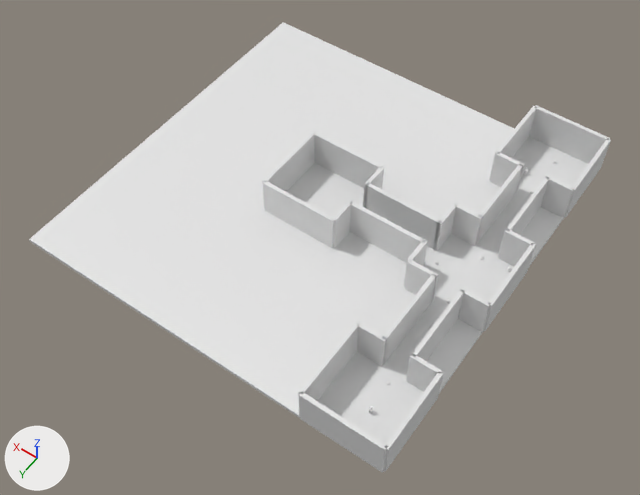
A saved change to the Blender file Resources/level/level2.blend.
The view is the same before and after, from a 50 mm camera at (-165.0, 233.0, 329.0) aimed at (-11.0, 19.0, -8.0). The lights are fixed; the arrows at lower left show +X, +Y and +Z.

The scene before the commit, as lines of its bpy script (objects in view):
```python
ob_cube_006 = bpy.data.objects.new('Cube.006', me_cube_002)
ob_cube_006.location = (-73.0, 40.0, 10.0)
ob_cube_006.scale = (1.0, 20.0, 10.0)
ob_cube_017 = bpy.data.objects.new('Cube.017', me_cube_005)
ob_cube_017.location = (-60.0, -80.0, 10.0)
ob_cube_017.scale = (1.0, 20.0, 10.0)
ob_cube_018 = bpy.data.objects.new('Cube.018', me_cube_008)
ob_cube_018.location = (-80.0, 100.0, 10.0)
ob_cube_018.scale = (20.0, 1.0, 10.0)
ob_cube_020 = bpy.data.objects.new('Cube.020', me_cube_010)
ob_cube_020.location = (-67.0, 60.0, 10.0)
ob_cube_020.scale = (7.0, 1.0, 10.0)
ob_cube_021 = bpy.data.objects.new('Cube.021', me_cube_011)
ob_cube_021.location = (-100.0, 80.0, 10.0)
ob_cube_021.scale = (1.0, 20.0, 10.0)
ob_cube_022 = bpy.data.objects.new('Cube.022', me_cube_012)
ob_cube_022.location = (-60.0, 80.0, 10.0)
ob_cube_022.scale = (1.0, 20.0, 10.0)
ob_cube_026 = bpy.data.objects.new('Cube.026', me_cube_017)
ob_cube_026.location = (-87.0, 40.0, 10.0)
ob_cube_026.scale = (1.0, 20.0, 10.0)
ob_cube_028 = bpy.data.objects.new('Cube.028', me_cube_019)
ob_cube_028.location = (-93.0, 20.0, 10.0)
ob_cube_028.scale = (7.0, 1.0, 10.0)
ob_cube_033 = bpy.data.objects.new('Cube.033', me_cube_024)
ob_cube_033.location = (-81.9, 81.6, 0.0)
ob_cube_033.rotation_euler = (1.571, 0.0, 0.0)  # degrees (90, 0, 0)
# also in view: 'Cube.008' at (-67.0, -60.0, 10.0); 'Cube.012' at (-100.0, 0.0, 10.0); 'Cube.023' at (-93.0, 60.0, 10.0); 'Cube.016' at (-100.0, -80.0, 10.0); 'Cube.019' at (-93.0, -20.0, 10.0)
```
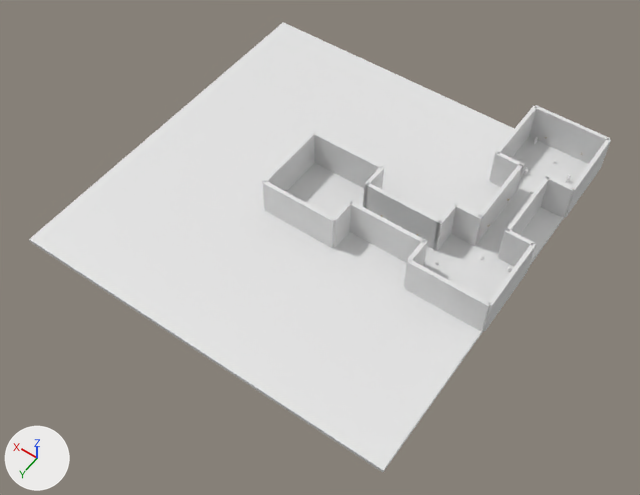
Changed parts and their boxes (x1, y1, x2, y2) in the pictures (640 x 495 px):
'Cube.018', moved
    before: (299, 392, 388, 472)
    after: (404, 260, 491, 332)
'Cube.022', reshaped, moved, turned, rescaled (not visible afterwards)
    before: (298, 322, 360, 416)
'Cube.021', reshaped, moved, turned, rescaled (not visible afterwards)
    before: (383, 373, 443, 472)
'Cube.006', reshaped, moved, turned, rescaled (not visible afterwards)
    before: (383, 274, 436, 364)
'Cube.026', reshaped, moved, turned, rescaled (not visible afterwards)
    before: (412, 289, 465, 361)
'Cube.020', reshaped, moved, turned, rescaled (not visible afterwards)
    before: (357, 322, 387, 366)
'Cube.028', moved, turned, rescaled (not visible afterwards)
    before: (458, 288, 491, 332)
'Cube.023', moved, turned, rescaled (not visible afterwards)
    before: (406, 353, 442, 392)
'Cube.033', moved
    before: (369, 406, 373, 414)
    after: (534, 137, 538, 144)

The change, as a diff of the scene's bpy script:
```diff
--- a/Resources/level/level2.blend.py
+++ b/Resources/level/level2.blend.py
@@ me_cube_002 @@
 # used by ob_cube_006; location = (-73.0, 40.0, 10.0); scale = (1.0, 20.0, 10.0)
-me_cube_002.from_pydata(...)  # 8 vertices, 6 faces; spans x -1.0..1.0, y -1.0..1.0, z -1.0..1.0
-me_cube_002.materials.append(mat_material_002)  # white #e7e7e7
+me_cube_002.from_pydata(...)  # 8 vertices, 12 faces; spans x -0.9..0.25, y -1.35..0.24, z -0.2..0.2
+# me_cube_002 part 1: the whole mesh is rebuilt
+me_cube_002.materials.append(mat_material_029)  # picture img_tex1_png_003
@@ me_cube_010 @@
 # used by ob_cube_020; location = (-67.0, 60.0, 10.0); scale = (7.0, 1.0, 10.0)
-me_cube_010.from_pydata(...)  # 8 vertices, 6 faces; spans x -1.0..1.0, y -1.0..1.0, z -1.0..1.0
-me_cube_010.materials.append(mat_material_013)  # white #e7e7e7
+me_cube_010.from_pydata(...)  # 8 vertices, 12 faces; spans x -0.9..0.25, y -1.35..0.24, z -0.2..0.2
+# me_cube_010 part 2: the whole mesh is rebuilt
+me_cube_010.materials.append(mat_material_030)  # picture img_tex1_png_004
@@ me_cube_011 @@
 # used by ob_cube_021; location = (-100.0, 80.0, 10.0); scale = (1.0, 20.0, 10.0)
-me_cube_011.from_pydata(...)  # 8 vertices, 6 faces; spans x -1.0..1.0, y -1.0..1.0, z -1.0..1.0
-me_cube_011.materials.append(mat_material_016)  # white #e7e7e7
+me_cube_011.from_pydata(...)  # 8 vertices, 12 faces; spans x -0.9..0.25, y -1.35..0.24, z -0.2..0.2
+# me_cube_011 part 3: the whole mesh is rebuilt
+me_cube_011.materials.append(mat_material_031)  # picture img_tex1_png_005
@@ me_cube_012 @@
 # used by ob_cube_022; location = (-60.0, 80.0, 10.0); scale = (1.0, 20.0, 10.0)
-me_cube_012.from_pydata(...)  # 8 vertices, 6 faces; spans x -1.0..1.0, y -1.0..1.0, z -1.0..1.0
-me_cube_012.materials.append(mat_material_017)  # white #e7e7e7
+me_cube_012.from_pydata(...)  # 8 vertices, 12 faces; spans x -0.9..0.25, y -1.35..0.24, z -0.2..0.2
+# me_cube_012 part 4: the whole mesh is rebuilt
+me_cube_012.materials.append(mat_material_036)  # picture img_tex1_png_006
@@ me_cube_017 @@
 # used by ob_cube_026; location = (-87.0, 40.0, 10.0); scale = (1.0, 20.0, 10.0)
-me_cube_017.from_pydata(...)  # 8 vertices, 6 faces; spans x -1.0..1.0, y -1.0..1.0, z -1.0..1.0
-me_cube_017.materials.append(mat_material_020)  # white #e7e7e7
+me_cube_017.from_pydata(...)  # 8 vertices, 12 faces; spans x -0.9..0.25, y -1.35..0.24, z -0.2..0.2
+# me_cube_017 part 5: the whole mesh is rebuilt
+me_cube_017.materials.append(mat_material_039)  # picture img_tex1_png_009
@@ me_cube_019 @@
 # used by ob_cube_028; location = (-93.0, 20.0, 10.0); scale = (7.0, 1.0, 10.0)
-me_cube_019.from_pydata(...)  # 8 vertices, 6 faces; spans x -1.0..1.0, y -1.0..1.0, z -1.0..1.0
-me_cube_019.materials.append(mat_material_022)  # white #e7e7e7
+me_cube_019.from_pydata(...)  # 8 vertices, 12 faces; spans x -0.9..0.25, y -1.35..0.24, z -0.2..0.2
+# me_cube_019 part 6: the whole mesh is rebuilt
+me_cube_019.materials.append(mat_material_040)  # picture img_tex1_png_010
@@ ob_cube_006 @@
 ob_cube_006 = bpy.data.objects.new('Cube.006', me_cube_002)
-ob_cube_006.location = (-73.0, 40.0, 10.0)
-ob_cube_006.scale = (1.0, 20.0, 10.0)
+ob_cube_006.location = (-98.5, 10.0, 5.0)
+ob_cube_006.rotation_euler = (1.571, 0.0, 0.0)  # degrees (90, 0, 0)
@@ ob_cube_018 @@
 ob_cube_018 = bpy.data.objects.new('Cube.018', me_cube_008)
-ob_cube_018.location = (-80.0, 100.0, 10.0)
+ob_cube_018.location = (-80.0, 20.0, 10.0)
 ob_cube_018.scale = (20.0, 1.0, 10.0)
@@ ob_cube_020 @@
 ob_cube_020 = bpy.data.objects.new('Cube.020', me_cube_010)
-ob_cube_020.location = (-67.0, 60.0, 10.0)
-ob_cube_020.scale = (7.0, 1.0, 10.0)
+ob_cube_020.location = (-30.0, -5.5, 5.0)
+ob_cube_020.rotation_euler = (1.571, 0.0, 1.571)  # degrees (90, 0, 90)
@@ ob_cube_021 @@
 ob_cube_021 = bpy.data.objects.new('Cube.021', me_cube_011)
-ob_cube_021.location = (-100.0, 80.0, 10.0)
-ob_cube_021.scale = (1.0, 20.0, 10.0)
+ob_cube_021.location = (-50.0, 5.5, 5.0)
+ob_cube_021.rotation_euler = (1.571, 0.0, 4.712)  # degrees (90, 0, 270)
@@ ob_cube_022 @@
 ob_cube_022 = bpy.data.objects.new('Cube.022', me_cube_012)
-ob_cube_022.location = (-60.0, 80.0, 10.0)
-ob_cube_022.scale = (1.0, 20.0, 10.0)
+ob_cube_022.location = (-70.0, -98.5, 5.0)
+ob_cube_022.rotation_euler = (1.571, 0.0, 1.571)  # degrees (90, 0, 90)
@@ ob_cube_023 @@
 ob_cube_023 = bpy.data.objects.new('Cube.023', me_cube_013)
-ob_cube_023.location = (-93.0, 60.0, 10.0)
-ob_cube_023.scale = (7.0, 1.0, 10.0)
+ob_cube_023.location = (-85.5, -30.0, 5.0)
+ob_cube_023.rotation_euler = (1.571, 0.0, 0.0)  # degrees (90, 0, 0)
@@ ob_cube_026 @@
 ob_cube_026 = bpy.data.objects.new('Cube.026', me_cube_017)
-ob_cube_026.location = (-87.0, 40.0, 10.0)
-ob_cube_026.scale = (1.0, 20.0, 10.0)
+ob_cube_026.location = (-90.0, -98.5, 5.0)
+ob_cube_026.rotation_euler = (1.571, 0.0, 1.571)  # degrees (90, 0, 90)
@@ ob_cube_028 @@
 ob_cube_028 = bpy.data.objects.new('Cube.028', me_cube_019)
-ob_cube_028.location = (-93.0, 20.0, 10.0)
-ob_cube_028.scale = (7.0, 1.0, 10.0)
+ob_cube_028.location = (-98.5, -10.0, 5.0)
+ob_cube_028.rotation_euler = (1.571, 0.0, 0.0)  # degrees (90, 0, 0)
@@ ob_cube_033 @@
 ob_cube_033 = bpy.data.objects.new('Cube.033', me_cube_024)
-ob_cube_033.location = (-81.9, 81.6, 0.0)
+ob_cube_033.location = (-65.8, -96.5, 0.0)
 ob_cube_033.rotation_euler = (1.571, 0.0, 0.0)  # degrees (90, 0, 0)
```
